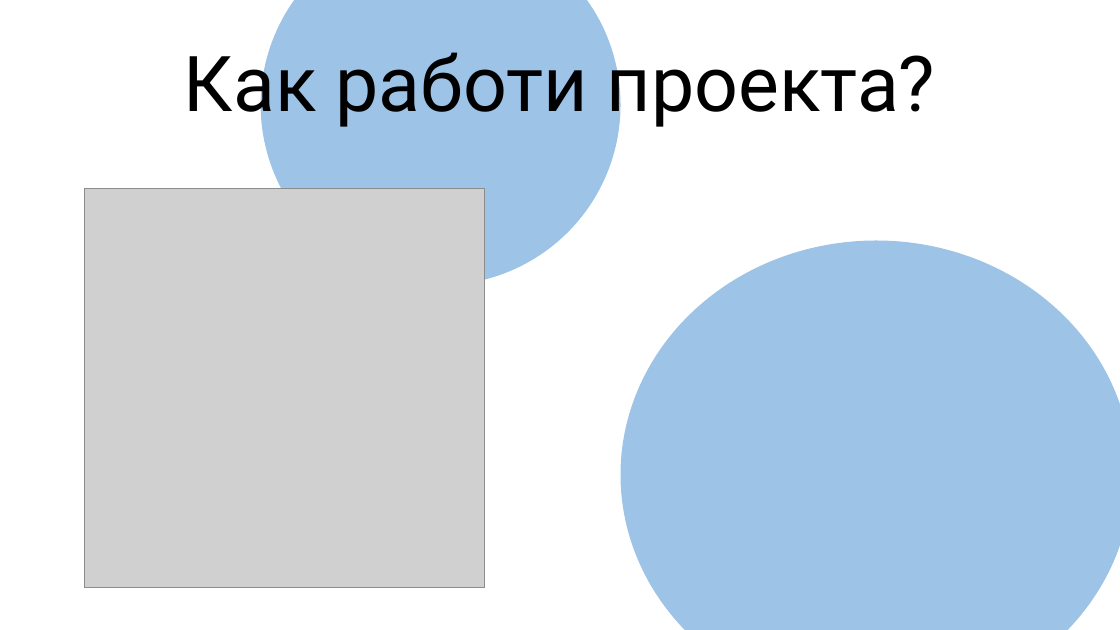
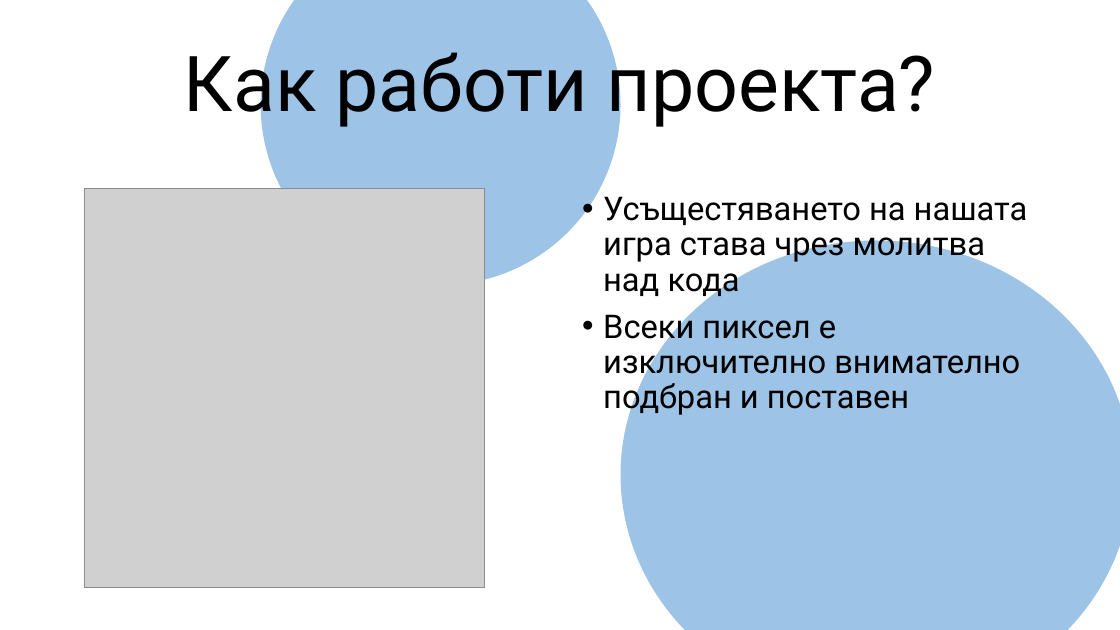
Before and after one commit to kristin-lina-todorova/Pomelo, a slide deck: slide 5 of techscape.pptx. Drawn at 1120x630 pixels with LibreOffice and Linux fonts; fonts in the diff are those of the drawing; grey boxes stand for pictures. Boxes give left, top, right and bottom in pixels: in the first picture for what was removed or moved away, otherwise in the second. Text is boxed around its words. In the diff, an @@ line names an element or a change of style, - is before the commit and + after.

```diff
--- a/techscape.pptx
+++ b/techscape.pptx
@@ text added at [603, 196, 1028, 416], 28 pt, text #000000 @@
+• Усъщестяването на нашата игра става чрез молитва над кода
+• Всеки пиксел е изключително внимателно подбран и поставен
```
Also in this commit, not shown: 1 other slide changed, 2 slides added, 2 slides removed.
